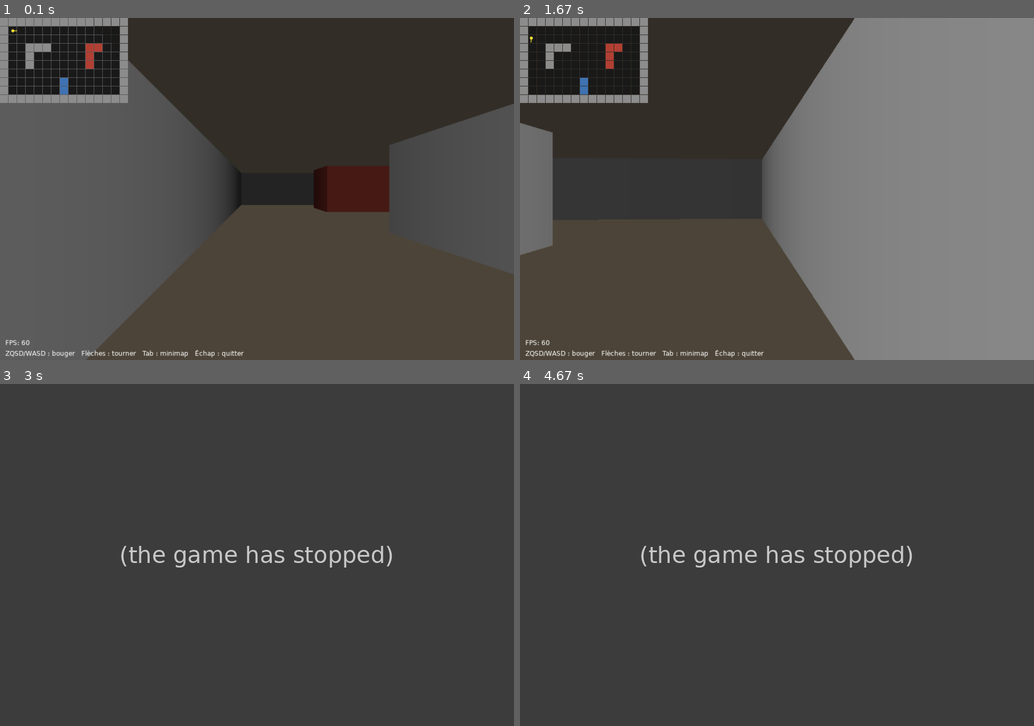
Above: before the commit, frames 1-4 (two rows, left to right).
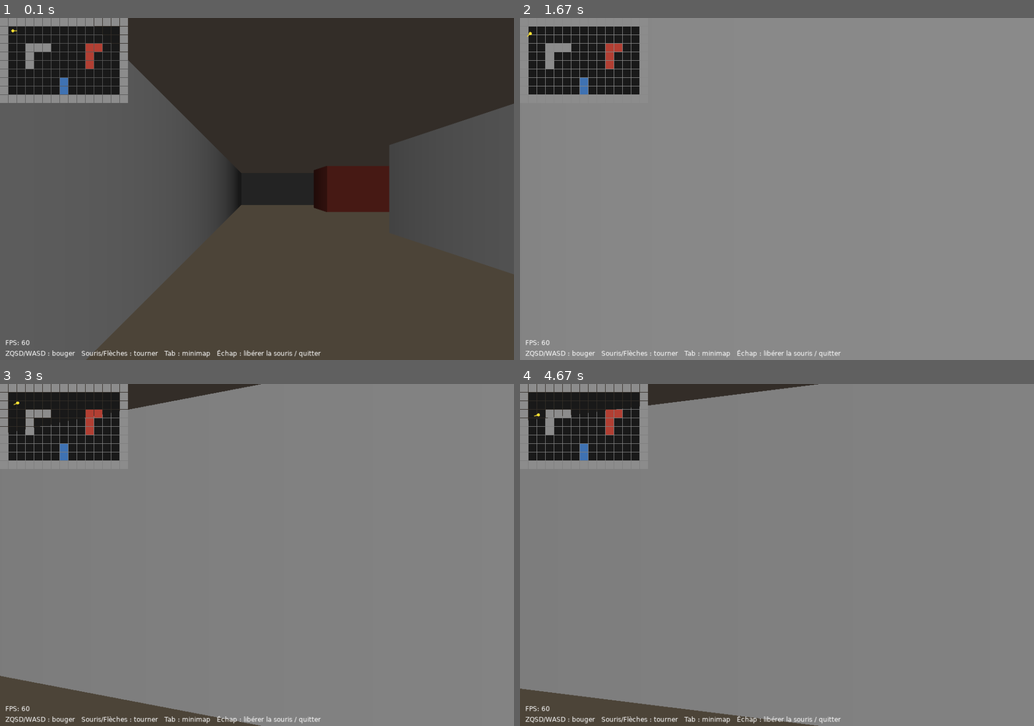
Above: after the commit, the same moments.

Repository: tristan-reig/doom-like
Game: LÖVE game, started from main.lua
Two runs of this game, one before a commit and one after it. Both use one fixed random seed, a clock stepped at 60 frames per second and the inputs below.
Inputs (mouse positions are in pixels of both pictures, inside the frame that each line leads up to):
- Up to frame 1 (0.1 s): no input
- Up to frame 2 (1.67 s): hold Right 0.33-0.8 s; move the mouse to (756, 202) at 0.37 s; press the mouse at (792, 291) at 0.87 s; move the mouse to (812, 250) at 0.97 s; release the mouse at (828, 212) at 1.1 s; hold Up 1.17-1.47 s; hold W 1.17-1.47 s; move the mouse to (823, 100) at 1.2 s; hold Right from 1.5 s (still down); hold D from 1.5 s (still down); move the mouse to (710, 212) at 1.53 s
- Up to frame 3 (3 s): release Right at 1.97 s; release D at 1.97 s; hold Left 2-2.53 s; hold A 2-2.53 s; move the mouse to (452, 684) at 2.03 s; hold Esc 2.57-2.87 s; hold Down 2.57-2.87 s; hold S 2.57-2.87 s; move the mouse to (102, 452) at 2.6 s; press the mouse at (272, 657) at 2.93 s
- Up to frame 4 (4.67 s): move the mouse to (807, 640) at 3.03 s; release the mouse at (828, 626) at 3.17 s; hold Up 3.23-3.53 s; hold W 3.23-3.53 s; tap Z at 3.3, 3.63, 3.93, 4.07, 4.47 s; click (653, 616) at 3.32 s; hold Left 3.57-3.97 s; hold A 3.57-3.97 s; click (627, 534) at 3.65 s; hold Up 4-4.37 s; hold W 4-4.37 s; click (751, 425) at 4.08 s; hold Right from 4.4 s (still down); hold D from 4.4 s (still down); click (920, 472) at 4.48 s

The runs differ from the first frame. In frame 1, 0.4% of the frame differs, in the area x 15-63%, y 97-100%; in frame 2, 49%; in frame 3, 95%; in frame 4, 96%, in the area x 0-100%, y 0-100%.
Before the commit the program exited at 2.57 s; later frames show no game.

Commit message:
Ajout de la vue à la souris

Diff:
--- a/main.lua
+++ b/main.lua
@@ -5,8 +5,37 @@
 local player
 local showMap = true
 
+local mouseSensitivity = 0.002
+local mouseCaptured = false
+
+local function setMouseCaptured(captured)
+    mouseCaptured = captured
+    love.mouse.setRelativeMode(captured)
+end
+
 function love.load()
     player = Player.new(1.5 * Map.tileSize, 1.5 * Map.tileSize, 0)
+    setMouseCaptured(true)
+end
+
+-- Appelée à chaque mouvement de souris
+function love.mousemoved(x, y, dx, dy)
+    if mouseCaptured then
+        player.angle = player.angle + dx * mouseSensitivity
+    end
+end
+
+-- Un clic dans la fenêtre recapture la souris
+function love.mousepressed(x, y, button)
+    if not mouseCaptured then
+        setMouseCaptured(true)
+    end
+end
+
+function love.focus(focused)
+    if not focused then
+        setMouseCaptured(false)
+    end
 end
 
 function love.update(dt)
@@ -26,12 +55,16 @@
     -- 3. Les infos
     love.graphics.setColor(1, 1, 1)
     love.graphics.print("FPS: " .. love.timer.getFPS(), 10, 620 - 20)
-    love.graphics.print("ZQSD/WASD : bouger   Flèches : tourner   Tab : minimap   Échap : quitter", 10, 620)
+    love.graphics.print("ZQSD/WASD : bouger   Souris/Flèches : tourner   Tab : minimap   Échap : libérer la souris / quitter", 10, 620)
 end
 
 function love.keypressed(key)
     if key == "escape" then
-        love.event.quit()
+        if mouseCaptured then
+            setMouseCaptured(false)
+        else
+            love.event.quit()
+        end
     elseif key == "tab" then
         showMap = not showMap
     end
